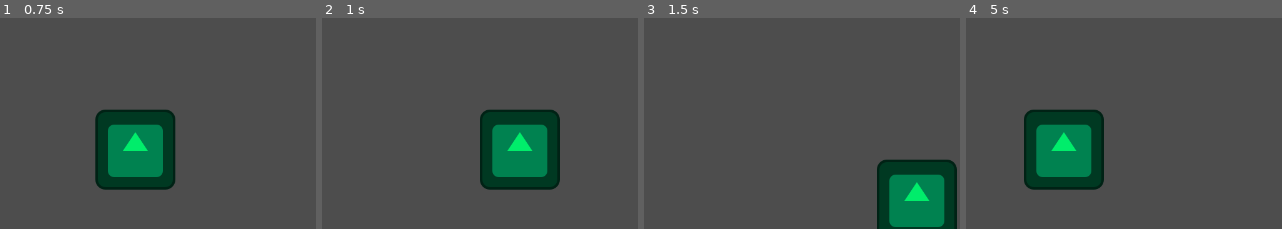
Above: before the commit, frames 1-4 (left to right).
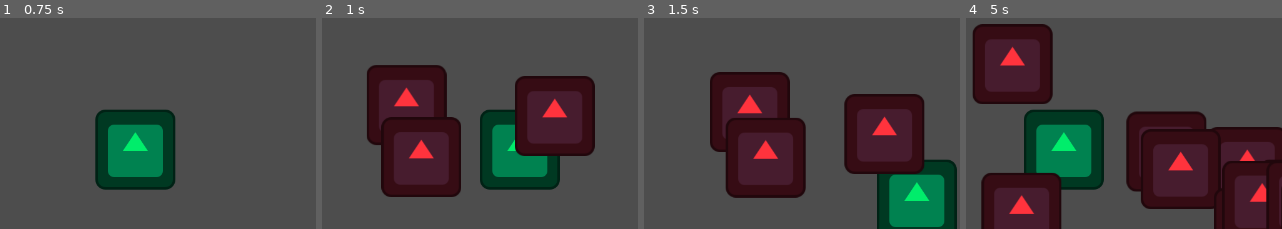
Above: after the commit, the same moments.

Repository: M1rceaDogaru/gwj-85
Game: Godot game, scene res://map/map.tscn
The game is run twice, just before and just after one commit, with the same random seed, the same clock (stepped at 60 frames per second) and the same inputs. The engine's default icon, where the game draws it, is replaced by a stand-in: a white triangle on a blue panel in a dark square.
Inputs:
- Up to frame 1 (0.75 s): tap Enter at 0.5 s; hold D (move_right) from 0.53 s (still down)
- Up to frame 2 (1 s): keep holding D (move_right)
- Up to frame 3 (1.5 s): release D (move_right) at 1.28 s; hold S (move_down) from 1.28 s (still down)
- Up to frame 4 (5 s): release S (move_down) at 2.03 s; hold D (move_right) 2.03-2.78 s; hold W (move_up) 2.78-3.53 s; hold A (move_left) from 3.53 s (still down)

Frame 1 is identical in both runs. In frame 2, 26% of the frame differs, in the area x 14-87%, y 22-85%; in frame 3, 25%; in frame 4, 39%, in the area x 2-100%, y 2-100%.

Commit message:
Add enemy spawning and game balancer

Diff:
--- /dev/null
+++ b/src/game/game_balance.gd
@@ -0,0 +1,56 @@
+extends Node
+
+# Base values
+@export var base_enemy_hp: float = 20.0
+@export var base_spawn_rate: float = 1.0   # enemies per second
+@export var base_enemy_count: int = 3
+@export var base_enemy_speed: float = 60.0 # pixels per second
+@export var base_weapon_damage: float = 10.0
+
+# Growth factors
+@export var enemy_hp_growth: float = 0.15   # 15% per minute
+@export var spawn_rate_growth: float = 0.25 # 25% per minute
+@export var enemy_count_growth: float = 0.20
+@export var enemy_speed_growth: float = 0.05 # 5% faster per minute
+@export var weapon_damage_growth: float = 0.5
+
+# Example enemy type list (preload scenes + simple multipliers/weights)
+var enemy_types = [
+	{"name":"Bat",   "scene": preload("res://enemy/enemy.tscn"),   "hp_mul":1.0, "speed_mul":1.2, "weight":4, "start_minute":0},
+	{"name":"Zombie","scene": preload("res://enemy/enemy.tscn"),"hp_mul":2.0, "speed_mul":0.7, "weight":3, "start_minute":1},
+	{"name":"Ghoul", "scene": preload("res://enemy/enemy.tscn"), "hp_mul":3.0, "speed_mul":1.0, "weight":2, "start_minute":2},
+	{"name":"Wraith","scene": preload("res://enemy/enemy.tscn"),"hp_mul":1.2, "speed_mul":1.4, "weight":2, "start_minute":3},
+	{"name":"Brute", "scene": preload("res://enemy/enemy.tscn"), "hp_mul":5.0, "speed_mul":0.6, "weight":1, "start_minute":5}
+]
+
+
+# ------------------------
+# Scaling functions
+# ------------------------
+func get_enemy_hp(minutes_passed: float) -> float:
+	return base_enemy_hp * pow(1.0 + enemy_hp_growth, minutes_passed)
+
+func get_enemy_speed(minutes_passed: float) -> float:
+	return base_enemy_speed * pow(1.0 + enemy_speed_growth, minutes_passed)
+
+func get_spawn_rate(minutes_passed: float) -> float:
+	return base_spawn_rate * pow(1.0 + spawn_rate_growth, minutes_passed)
+
+func get_enemy_count(minutes_passed: float) -> int:
+	return int(base_enemy_count * pow(1.0 + enemy_count_growth, minutes_passed))
+
+func get_weapon_damage(level: int) -> float:
+	return base_weapon_damage * pow(1.0 + weapon_damage_growth, level)
+
+func pick_enemy_type(minutes_passed: float) -> Dictionary:
+	var types = enemy_types.filter(func(element): return element.start_minute <= minutes_passed)
+	var total_weight = 0
+	for t in types: total_weight += t["weight"]
+
+	var roll = randi() % total_weight
+	var accum = 0
+	for t in types:
+		accum += t["weight"]
+		if roll < accum:
+			return t
+	return types[0] # fallback
--- /dev/null
+++ b/src/map/enemies.gd
@@ -0,0 +1,30 @@
+extends Node2D
+
+@export var spawn_area: Node2D # where enemies spawn
+var time_passed: float = 0.0
+var spawn_timer: float = 0.0
+
+func _process(delta: float) -> void:
+	time_passed += delta
+	var minutes = time_passed / 60.0
+
+	var rate = GameBalance.get_spawn_rate(minutes)
+	spawn_timer += delta
+
+	while spawn_timer >= 1.0 / rate:
+		spawn_timer -= 1.0 / rate
+		spawn_enemies(minutes)
+
+func spawn_enemies(minutes: float) -> void:
+	var count = GameBalance.get_enemy_count(minutes)
+	for i in count:
+		var enemy_type = GameBalance.pick_enemy_type(minutes)
+		var enemy = enemy_type["scene"].instantiate()
+
+		# Scale stats
+		enemy.hp = GameBalance.get_enemy_hp(minutes) * enemy_type["hp_mul"]
+		enemy.move_speed = GameBalance.get_enemy_speed(minutes) * enemy_type["speed_mul"]
+		enemy.player = spawn_area
+
+		enemy.global_position = spawn_area.global_position + Vector2(randf_range(-200,200), randf_range(-200,200))
+		get_tree().current_scene.add_child(enemy)
--- a/src/map/map.tscn
+++ b/src/map/map.tscn
@@ -1,8 +1,13 @@
-[gd_scene load_steps=2 format=3 uid="uid://c6nuftu1rtbou"]
+[gd_scene load_steps=3 format=3 uid="uid://c6nuftu1rtbou"]
 
 [ext_resource type="PackedScene" uid="uid://cfsduhoujq6ec" path="res://player/player.tscn" id="1_hgrid"]
+[ext_resource type="Script" uid="uid://bt37k3uhc2mnj" path="res://map/enemies.gd" id="2_a0dt8"]
 
 [node name="Map" type="Node2D"]
 
 [node name="Player" parent="." instance=ExtResource("1_hgrid")]
 position = Vector2(911, 593)
+
+[node name="Enemies" type="Node2D" parent="." node_paths=PackedStringArray("spawn_area")]
+script = ExtResource("2_a0dt8")
+spawn_area = NodePath("../Player")
--- a/src/project.godot
+++ b/src/project.godot
@@ -14,6 +14,10 @@
 run/main_scene="uid://c6nuftu1rtbou"
 config/features=PackedStringArray("4.5", "GL Compatibility")
 config/icon="res://icon.svg"
+
+[autoload]
+
+GameBalance="*res://game/game_balance.gd"
 
 [display]
 
Not shown, added: src/game/game_balance.gd.uid
Not shown, added: src/map/enemies.gd.uid
